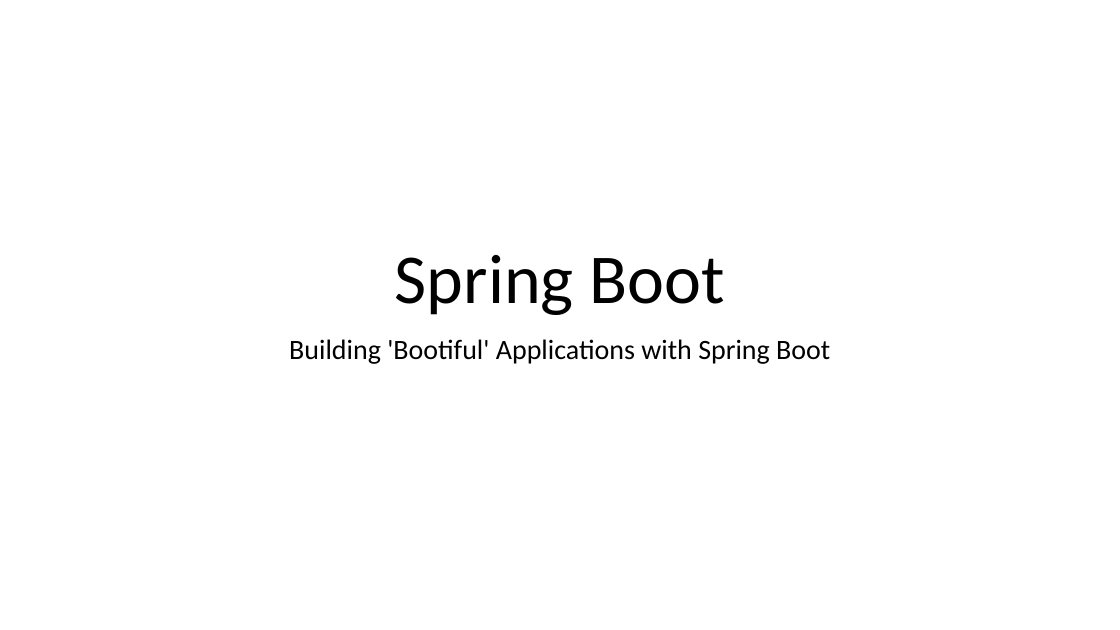
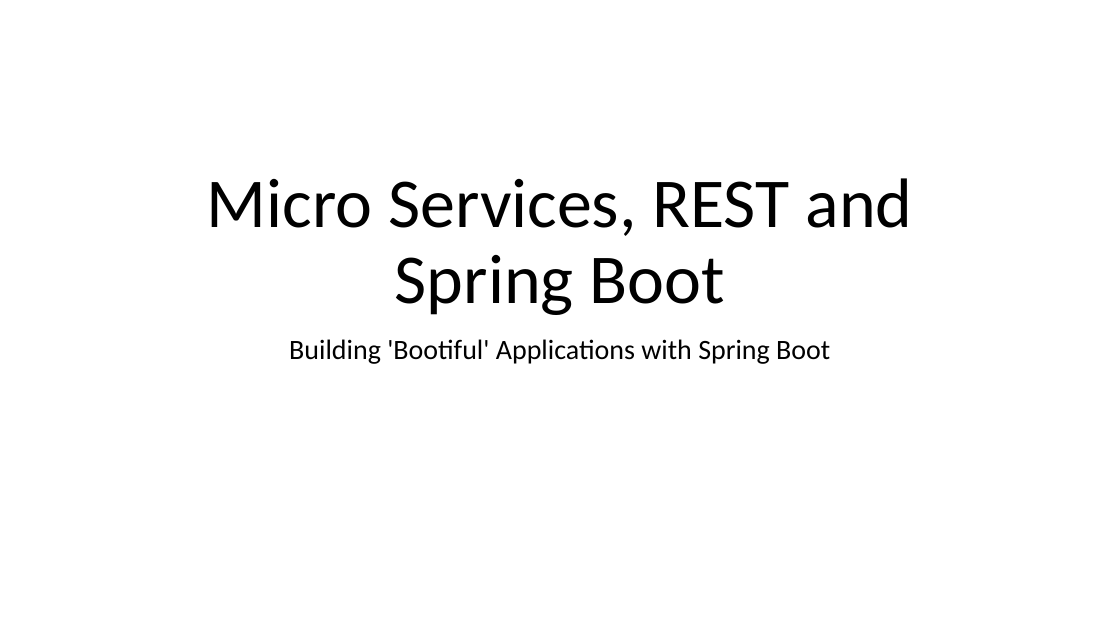
Before and after one commit to batchu/spring-boot-ujug, a slide deck: slide 1 of Spring Boot.pptx. Drawn at 1120x630 pixels with LibreOffice and Linux fonts; fonts in the diff are those of the drawing. Boxes give left, top, right and bottom in pixels: in the first picture for what was removed or moved away, otherwise in the second. Text is boxed around its words. In the diff, an @@ line names an element or a change of style, - is before the commit and + after.

Commit message:
Updated REST in PPT

```diff
--- a/Spring Boot.pptx
+++ b/Spring Boot.pptx
@@ title at <box>207,178,913,315</box>: text changed @@
-Spring Boot
+Micro Services, REST and Spring Boot
```
Also in this commit, not shown: 4 other slides changed, 2 slides added.
